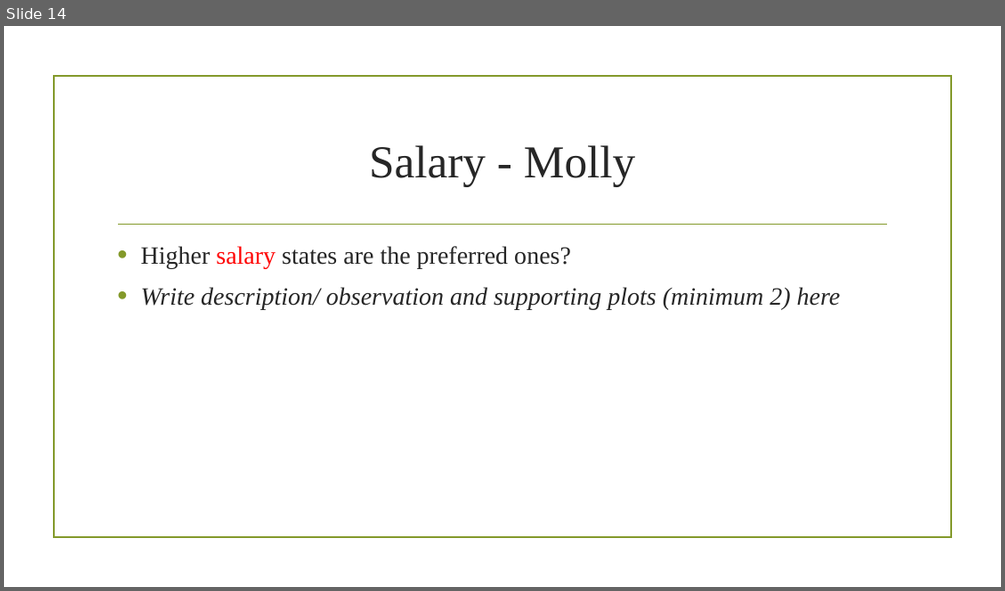
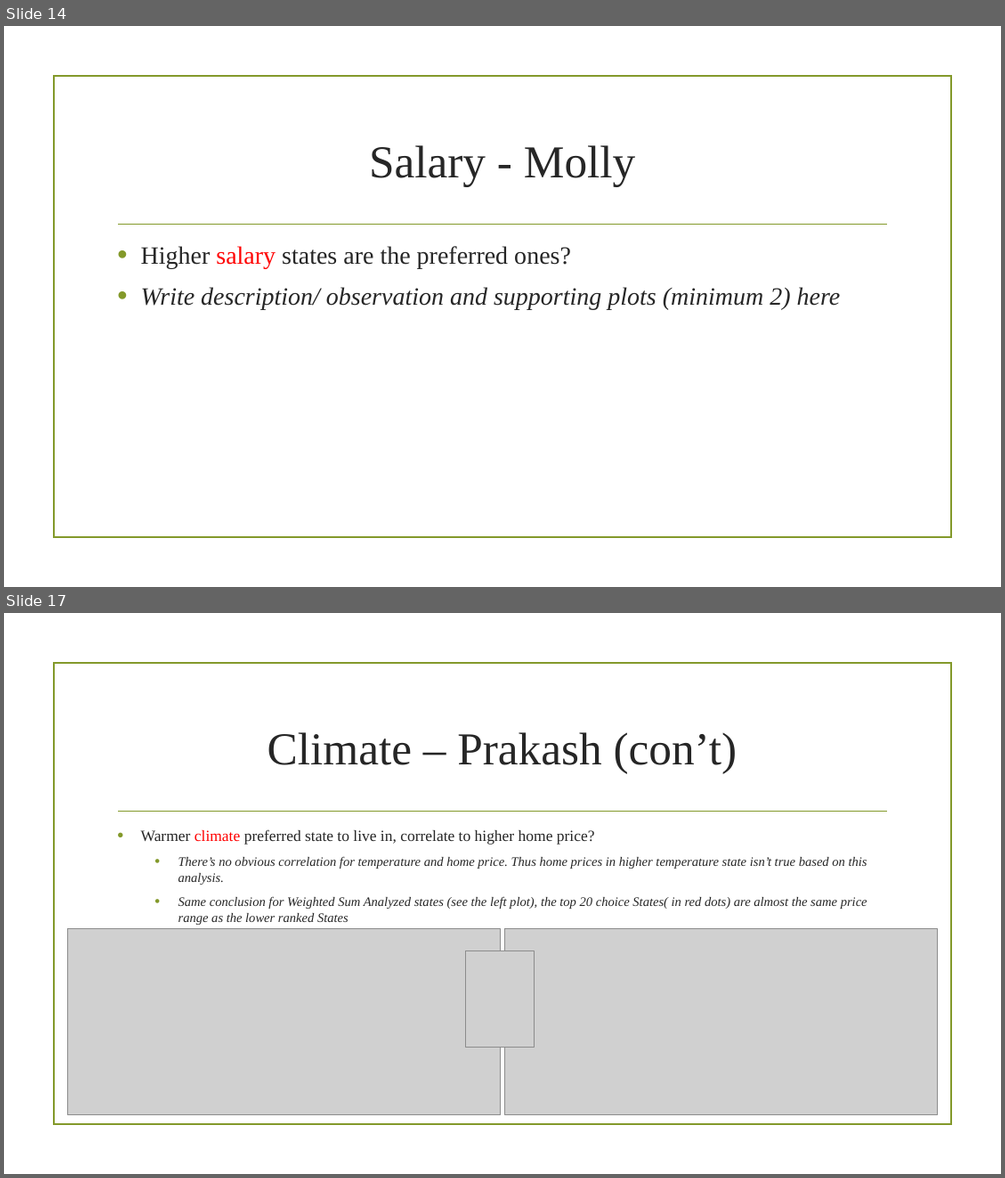
Before and after one commit to prakashbalasubramaniam/The_Incredible_Quad, a slide deck: Working_Presentation.pptx. Shown one above the other, each under a label of ours: slide 14 before the commit, slides 14 and 17 after it; the slides between them are not shown. The pictures are 1005x591 and 1005x1178 pixels, drawn with LibreOffice and Linux fonts; fonts in the diff are those of the drawing; grey boxes stand for pictures; background and template pictures are left out. Boxes give left, top, right and bottom in pixels: in the first picture for what was removed or moved away, otherwise in the second. Text is boxed around its words. In the diff, an @@ line names an element or a change of style, - is before the commit and + after.

Commit message:
Upload Climate Analysis script and saved plots. Update Working_Presentation with Climate analysis

```diff
--- a/Working_Presentation.pptx
+++ b/Working_Presentation.pptx
@@ slide 17 added at <box>4,613,1001,1174</box>, background picture (left out); not listed: 2 template elements that a slide beside it also shows @@
@@ title added at <box>267,732,737,774</box>, 44 pt, text #262626 @@
+Climate – Prakash (con’t)
@@ text added at <box>141,829,867,925</box>, 12.5 pt, text #262626, italic @@
+• Warmer climate preferred state to live in, correlate to higher home price?
+  • There’s no obvious correlation for temperature and home price. Thus home prices in higher temperature state isn’t true based on this analysis.
+  • Same conclusion for Weighted Sum Analyzed states (see the left plot), the top 20 choice States( in red dots) are almost the same price range as the lower ranked States
+  • California came the 1st in terms of climate (see table)
@@ picture added at <box>67,929,501,1114</box> @@
@@ picture added at <box>505,929,938,1114</box> @@
@@ picture added at <box>466,951,535,1047</box> @@
```
Also in this commit, not shown: 1 slide changed, 2 other slides added, 1 slide removed, 4 other files.
